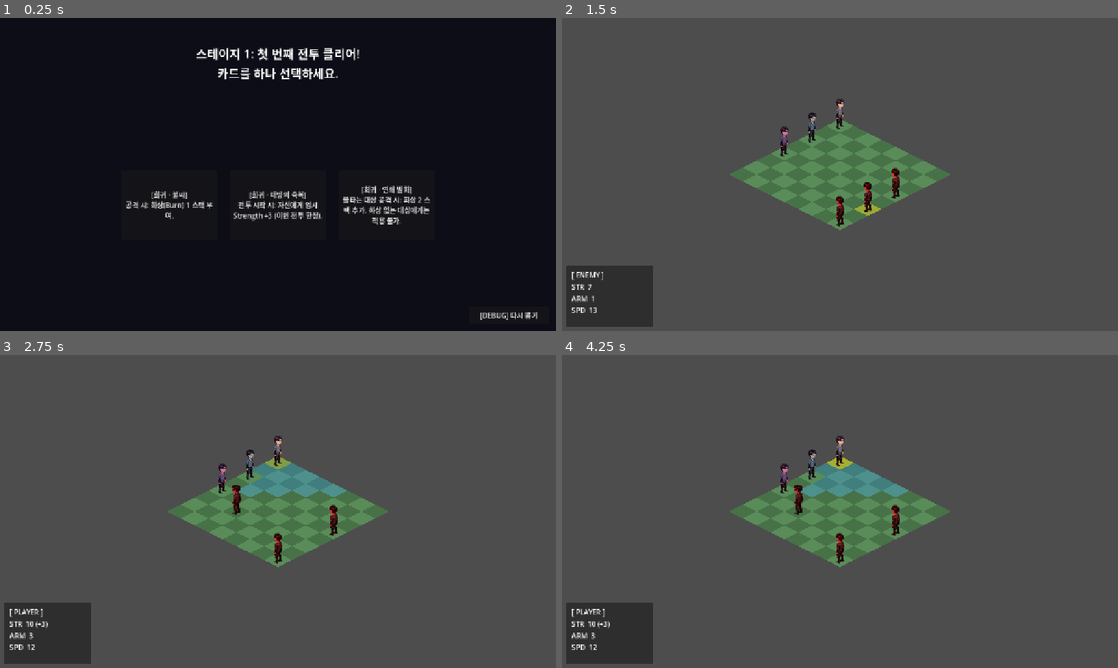
Above: before the commit, frames 1-4 (two rows, left to right).
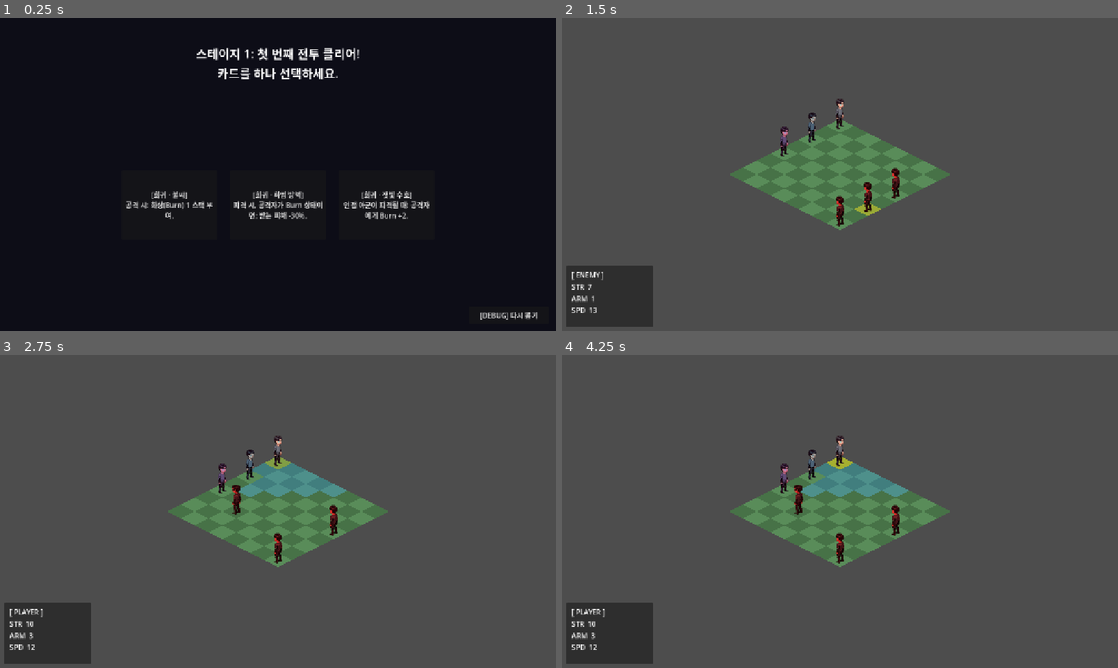
Above: after the commit, the same moments.

Repository: Booldon/iso-srpg
Game: Godot game, scene res://scenes/world/boon_screen.tscn
The game is run twice, just before and just after one commit, with the same random seed, the same clock (stepped at 60 frames per second) and the same inputs. This scene is started directly instead of the project's main scene.
Inputs (mouse positions are in pixels of both pictures, inside the frame that each line leads up to):
- Up to frame 1 (0.25 s): no input
- Up to frame 2 (1.5 s): click (840, 205) at 0.5 s, where only the run before the commit has a clickable "[희귀 · 태양의 축복] 전투 시작 시: 자신에게 임…"; click "전투 시작" at 1.25 s
- Up to frame 3 (2.75 s): tap Enter at 2 s; move the mouse to (400, 495) at 2.02 s; click (400, 495) at 2.17 s
- Up to frame 4 (4.25 s): move the mouse to (728, 527) at 2.77 s; click (728, 527) at 2.92 s; tap Space at 3.5 s; move the mouse to (895, 442) at 3.52 s; click (895, 442) at 3.67 s

The runs differ from the first frame. In frame 1, 1.6% of the frame differs, in the area x 42-78%, y 53-66%; in frame 2, nothing differs; in frame 3, less than 0.1%; in frame 4, less than 0.1%.

Commit message:
feat(step:5/fire): F2 reactive defense — Flame Retort, Ember Barrier, Ashen Ward
was:  cards only trigger effects when the protagonist attacks (on_attack hooks only)
now:  cards also react when the protagonist is hit or when an adjacent ally is hit;
      Ember Barrier reduces incoming damage if the attacker is Burning;
      Flame Retort burns the attacker on any hit;
      Ashen Ward burns the attacker when an adjacent ally is struck

ref:  card_effects.gd — get_incoming_multiplier(), apply_on_hit()
      combat.gd — resolve_attack() dmg_mult param (default 1.0, no breaking change)
      grid_manager.gd — _resolve_full_attack(), _apply_ashen_ward()

Co-Authored-By: Claude Sonnet 4.6 <noreply@anthropic.com>

Diff:
--- /dev/null
+++ b/data/cards/card_ashen_ward.tres
@@ -0,0 +1,12 @@
+[gd_resource type="Resource" script_class="CardData" format=3 uid="uid://fire_aswd_001"]
+
+[ext_resource type="Script" path="res://scripts/data/card_data.gd" id="1_card"]
+
+[resource]
+script = ExtResource("1_card")
+id = "ashen_ward"
+title = "잿빛 수호"
+description = "인접 아군이 피격될 때: 공격자에게 Burn +2."
+element = 1
+tier = 1
+on_adjacent_ally_hit_burn_attacker = 2
--- /dev/null
+++ b/data/cards/card_ember_barrier.tres
@@ -0,0 +1,12 @@
+[gd_resource type="Resource" script_class="CardData" format=3 uid="uid://fire_ebrr_001"]
+
+[ext_resource type="Script" path="res://scripts/data/card_data.gd" id="1_card"]
+
+[resource]
+script = ExtResource("1_card")
+id = "ember_barrier"
+title = "화염 방벽"
+description = "피격 시, 공격자가 Burn 상태이면: 받는 피해 -30%."
+element = 1
+tier = 1
+on_hit_dmg_reduction_burning = 0.3
--- /dev/null
+++ b/data/cards/card_flame_retort.tres
@@ -0,0 +1,12 @@
+[gd_resource type="Resource" script_class="CardData" format=3 uid="uid://fire_fret_001"]
+
+[ext_resource type="Script" path="res://scripts/data/card_data.gd" id="1_card"]
+
+[resource]
+script = ExtResource("1_card")
+id = "flame_retort"
+title = "반격의 불꽃"
+description = "피격 시: 공격자에게 Burn +2."
+element = 1
+tier = 1
+on_hit_burn_attacker = 2
--- a/scripts/battle/card_effects.gd
+++ b/scripts/battle/card_effects.gd
@@ -53,3 +53,22 @@
 		var burst: int = consumed * card.on_attack_burst_per_stack + card.on_attack_burst_flat
 		if burst > 0:
 			target.take_str_damage(burst)
+
+
+# target의 cards에서 on_hit_dmg_reduction_burning 을 집계해 피해 배율을 반환한다 (F2).
+# 반환값: float (1.0 = 감소 없음). Combat.resolve_attack(dmg_mult) 에 전달.
+static func get_incoming_multiplier(attacker: Unit, target: Unit) -> float:
+	var mult := 1.0
+	for card: CardData in target.cards:
+		if card.on_hit_dmg_reduction_burning > 0.0:
+			if StatusEffects.get_stacks(attacker, StatusEffects.Type.BURN) > 0:
+				mult *= (1.0 - card.on_hit_dmg_reduction_burning)
+	return mult
+
+
+# target의 cards에서 on_hit_burn_attacker 를 집계해 attacker에 Burn을 부여한다 (F2).
+# 적 유닛은 cards == [] 이므로 자동 no-op.
+static func apply_on_hit(attacker: Unit, target: Unit) -> void:
+	for card: CardData in target.cards:
+		if card.on_hit_burn_attacker > 0:
+			StatusEffects.add(attacker, StatusEffects.Type.BURN, card.on_hit_burn_attacker)
--- a/scripts/battle/combat.gd
+++ b/scripts/battle/combat.gd
@@ -2,10 +2,12 @@
 
 
 # Applies one attack in-place. Caller is responsible for checking death afterward (unit.is_alive()).
-static func resolve_attack(attacker: Unit, target: Unit, hit_armor: bool) -> void:
+# dmg_mult: pre-computed damage multiplier from CardEffects.get_incoming_multiplier() (default 1.0).
+static func resolve_attack(attacker: Unit, target: Unit, hit_armor: bool, dmg_mult: float = 1.0) -> void:
 	if hit_armor:
 		if not target.stats.armor_reduction_immune:
-			target.stats.armor = maxi(0, target.stats.armor - attacker.effective_strength())
+			var arm_dmg := roundi(attacker.effective_strength() * dmg_mult)
+			target.stats.armor = maxi(0, target.stats.armor - arm_dmg)
 	else:
 		var dmg := maxi(0, attacker.effective_strength() - target.stats.armor)
-		target.take_str_damage(dmg)
+		target.take_str_damage(roundi(dmg * dmg_mult))
--- a/scripts/battle/grid_manager.gd
+++ b/scripts/battle/grid_manager.gd
@@ -120,8 +120,7 @@
 	_clear_move_range()
 	var attacker := _turn_manager.current_unit()
 	attacker.face_toward_pos(_pending_target.position)
-	Combat.resolve_attack(attacker, _pending_target, hit_armor)
-	CardEffects.apply_on_attack(attacker, _pending_target)
+	_resolve_full_attack(attacker, _pending_target, hit_armor)
 	if not _pending_target.is_alive():
 		_kill_unit(_pending_target)
 		_check_battle_end()
@@ -155,8 +154,7 @@
 		else:
 			hit_armor = not target.stats.armor_reduction_immune  # hit Armor only if target is not immune
 		unit.face_toward_pos(target.position)
-		Combat.resolve_attack(unit, target, hit_armor)
-		CardEffects.apply_on_attack(unit, target)
+		_resolve_full_attack(unit, target, hit_armor)
 		if not target.is_alive():
 			_kill_unit(target)
 			_check_battle_end()
@@ -179,6 +177,34 @@
 				_move_unit(unit, best_cell)
 				await unit.move_along_path(path)
 	_turn_manager.end_turn()
+
+
+func _resolve_full_attack(attacker: Unit, target: Unit, hit_armor: bool) -> void:
+	var dmg_mult := CardEffects.get_incoming_multiplier(attacker, target)
+	Combat.resolve_attack(attacker, target, hit_armor, dmg_mult)
+	CardEffects.apply_on_attack(attacker, target)
+	CardEffects.apply_on_hit(attacker, target)
+	_apply_ashen_ward(attacker, target)
+
+
+# Ashen Ward: target(피격된 아군)에 인접한 다른 플레이어 유닛이 보유한
+# on_adjacent_ally_hit_burn_attacker 스택만큼 공격자에게 Burn을 부여한다.
+# target이 플레이어 유닛일 때만 발동 (적이 맞을 때는 no-op).
+func _apply_ashen_ward(attacker: Unit, target: Unit) -> void:
+	if not target.is_player:
+		return
+	var target_cell := Vector2i(target.grid_col, target.grid_row)
+	for unit: Unit in _turn_manager.get_all_units():
+		if not unit.is_player or unit == target:
+			continue
+		var burn_amt := 0
+		for card: CardData in unit.cards:
+			burn_amt += card.on_adjacent_ally_hit_burn_attacker
+		if burn_amt <= 0:
+			continue
+		var unit_cell := Vector2i(unit.grid_col, unit.grid_row)
+		if absi(unit_cell.x - target_cell.x) + absi(unit_cell.y - target_cell.y) == 1:
+			StatusEffects.add(attacker, StatusEffects.Type.BURN, burn_amt)
 
 
 func _move_unit(unit: Unit, cell: Vector2i) -> void:
--- a/scripts/data/card_data.gd
+++ b/scripts/data/card_data.gd
@@ -49,3 +49,19 @@
 @export var battle_start_armor_bonus: int = 0
 @export var battle_start_spd_bonus:   int = 0
 @export var battle_start_move_bonus:  int = 0
+
+# --- 피격 반응 효과 (F2 슬라이스 — 구현됨) ---
+# 이 카드를 보유한 유닛이 맞을 때 발동. target(피격자)의 cards에서 읽힘.
+# 공격 직후 CardEffects.apply_on_hit() / get_incoming_multiplier() 에서 처리.
+
+# 피격 시 공격자에게 Burn 부여. 0 = no-op. (Flame Retort: 2)
+@export var on_hit_burn_attacker: int = 0
+
+# 피격 시 공격자가 Burn 상태이면 받는 피해 감소 비율 (0.0~1.0). 0.3 = 30% 감소.
+# get_incoming_multiplier()가 곱셈적으로 합산 → Combat.resolve_attack(dmg_mult)에 전달.
+# 0.0 = no-op. (Ember Barrier: 0.3)
+@export var on_hit_dmg_reduction_burning: float = 0.0
+
+# 이 카드를 보유한 유닛에 인접한 아군이 피격될 때, 그 공격자에게 Burn 부여.
+# 0 = no-op. 처리 책임: grid_manager._apply_ashen_ward(). (Ashen Ward: 2)
+@export var on_adjacent_ally_hit_burn_attacker: int = 0
Not shown: 1 places in data/cards/card_grand_detonation.tres that only renumber resources
Not shown: 1 places in data/cards/card_overheat.tres that only renumber resources
Not shown: 1 places in data/cards/card_raging_flame.tres that only renumber resources
Not shown: 1 places in data/cards/card_solar_blessing.tres that only renumber resources
Not shown, changed: docs/systems/card_system_api.md
